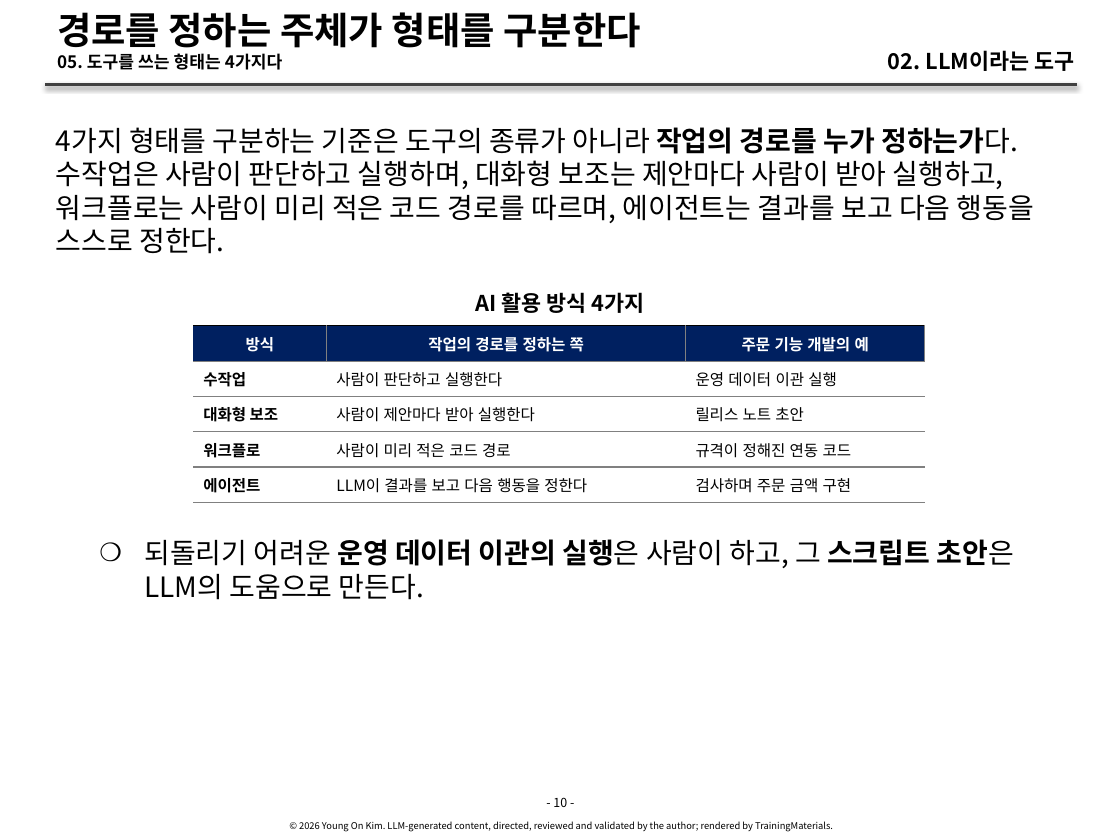
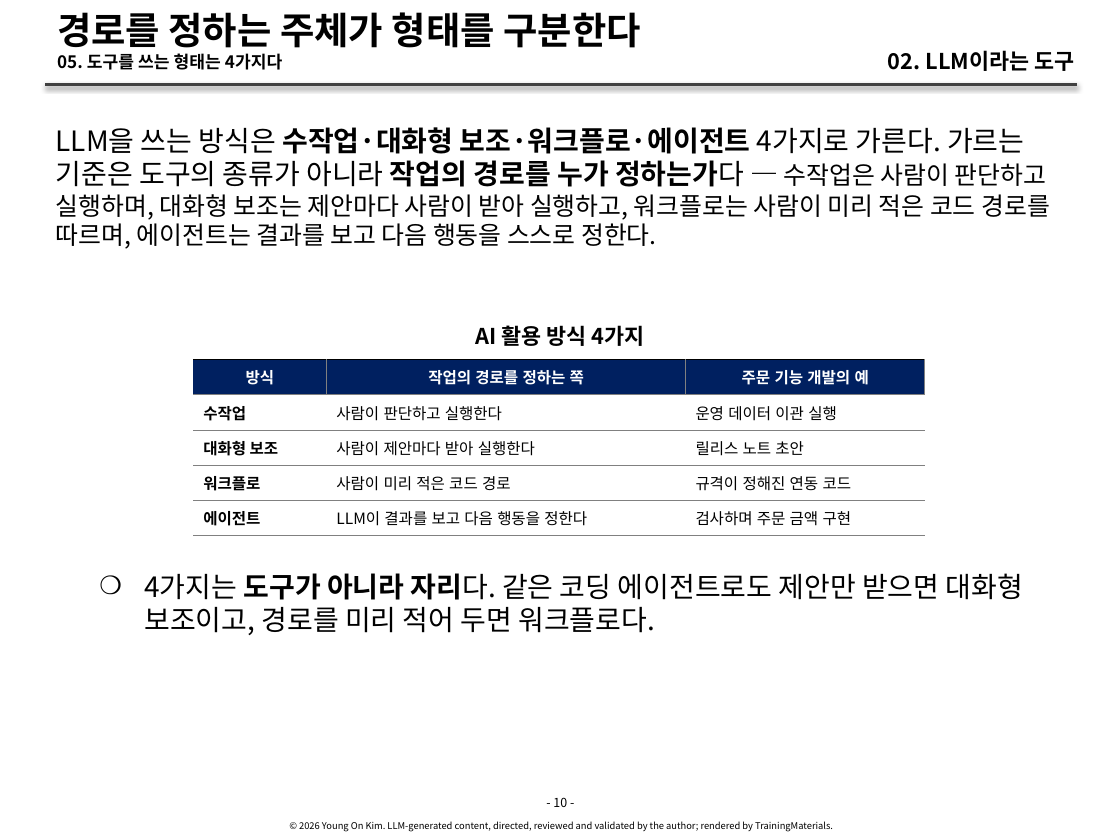
Before and after one commit to YoungSan77/TrainingMaterials, a slide deck: slide 10 of courses/ai-native/sessions/s02.pptx. Drawn at 1120x840 pixels with LibreOffice and Linux fonts; fonts in the diff are those of the drawing. Boxes give left, top, right and bottom in pixels: in the first picture for what was removed or moved away, otherwise in the second. Text is boxed around its words. In the diff, an @@ line names an element or a change of style, - is before the commit and + after.

```diff
--- a/courses/ai-native/sessions/s02.pptx
+++ b/courses/ai-native/sessions/s02.pptx
@@ text at [56, 127, 1050, 249]: text changed; size 18 to 16 pt @@
-4가지 형태를 구분하는 기준은 도구의 종류가 아니라 작업의 경로를 누가 정하는가다. 수작업은 사람이 판단하고 실행하며, 대화형 보조는 제안마다 사람이 받아 실행하고, 워크플로는 사람이 미리 적은 코드 경로를 따르며, 에이전트는 결과를 보고 다음 행동을 스스로 정한다.
+LLM을 쓰는 방식은 수작업·대화형 보조·워크플로·에이전트 4가지로 가른다. 가르는 기준은 도구의 종류가 아니라 작업의 경로를 누가 정하는가다 — 수작업은 사람이 판단하고 실행하며, 대화형 보조는 제안마다 사람이 받아 실행하고, 워크플로는 사람이 미리 적은 코드 경로를 따르며, 에이전트는 결과를 보고 다음 행동을 스스로 정한다.
@@ text "AI 활용 방식 4가지": place and size @@
-text "AI 활용 방식 4가지" at [475, 292, 645, 313]
+text "AI 활용 방식 4가지" at [475, 325, 645, 346]
@@ table: place and size @@
-table at [194, 326, 926, 502]
+table at [194, 360, 926, 535]
@@ text at [144, 573, 1023, 635]: text changed @@
-    ❍ 되돌리기 어려운 운영 데이터 이관의 실행은 사람이 하고, 그 스크립트 초안은 LLM의 도움으로 만든다.
+    ❍ 4가지는 도구가 아니라 자리다. 같은 코딩 에이전트로도 제안만 받으면 대화형 보조이고, 경로를 미리 적어 두면 워크플로다.
```
Also in this commit, not shown: 24 other slides changed, 3 slides added, 5 other files.
